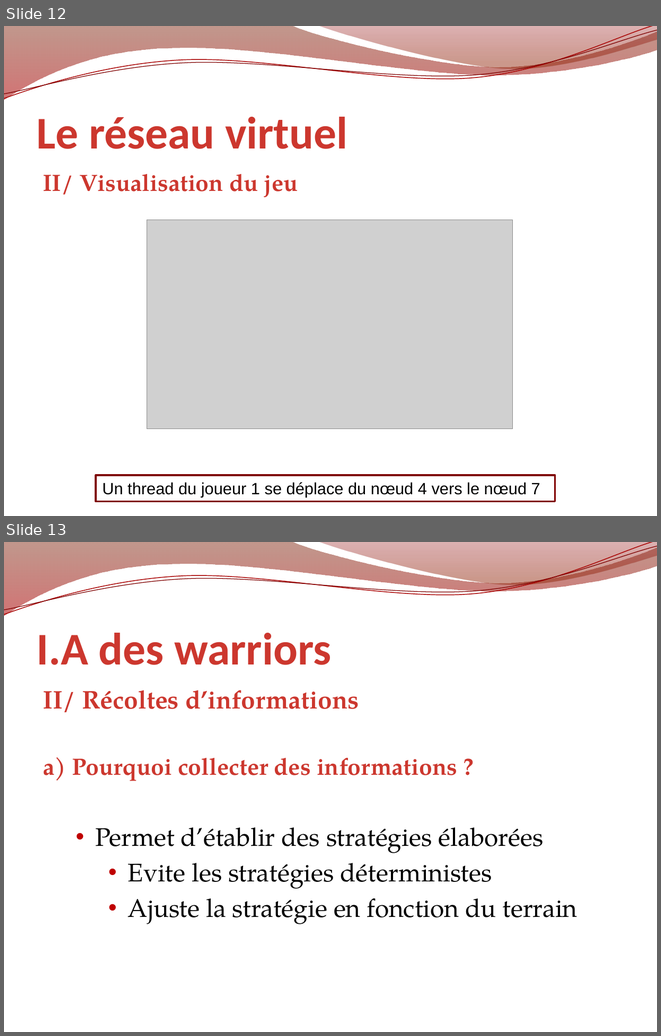
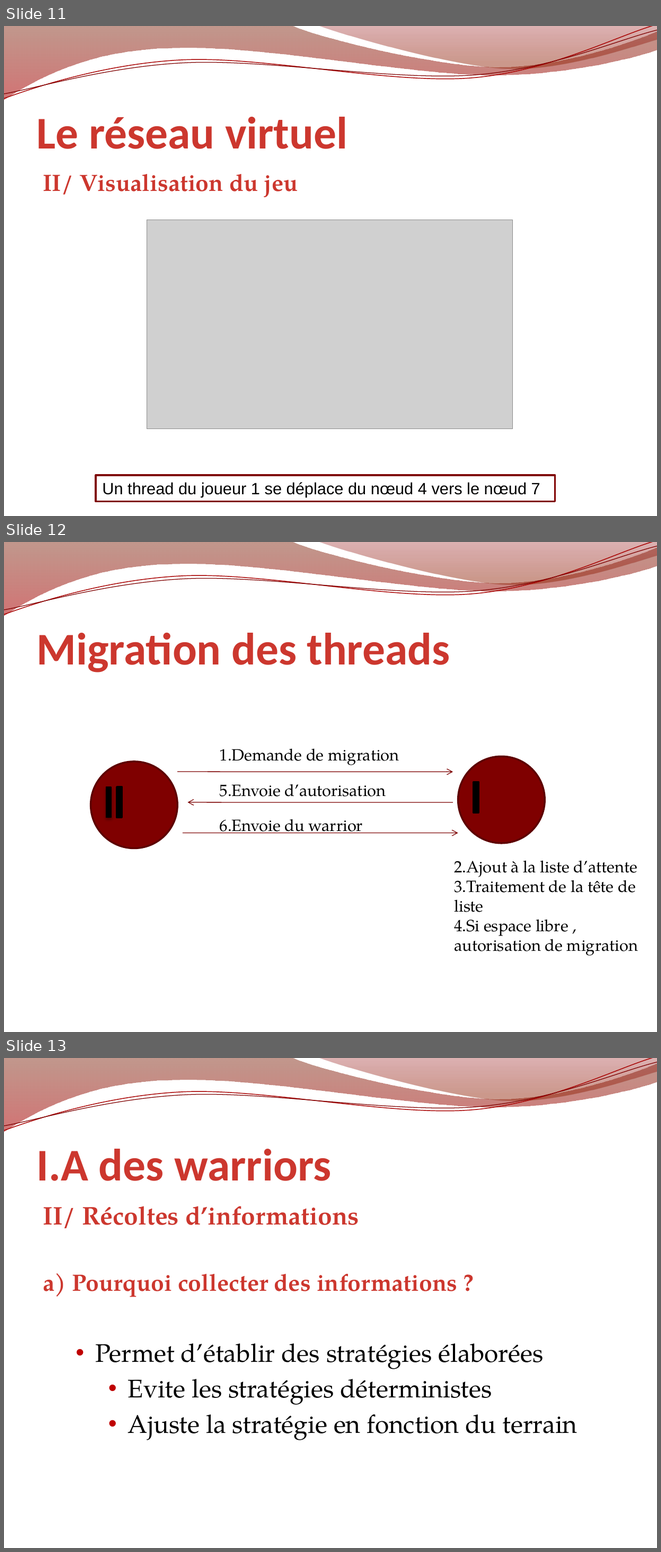
Before and after one commit to erz/voogle, a slide deck: doc/Voogle.pptx. Shown one above the other, each under a label of ours: slides 12 and 13 before the commit, slides 11, 12 and 13 after it. The pictures are 661x1036 and 661x1552 pixels, drawn with LibreOffice and Linux fonts; fonts in the diff are those of the drawing; grey boxes stand for pictures; background and template pictures are left out. Boxes give left, top, right and bottom in pixels: in the first picture for what was removed or moved away, otherwise in the second. Text is boxed around its words. In the diff, an @@ line names an element or a change of style, - is before the commit and + after.

```diff
--- a/doc/Voogle.pptx
+++ b/doc/Voogle.pptx
@@ slide 12 added at [4, 542, 657, 1032], background picture (left out); not listed: 4 template elements that a slide beside it also shows @@
@@ title added at [37, 633, 450, 672], 50 pt, text gradient #501100 to #CC372E to #F9EEEE, bold @@
+Migration des threads
@@ text added at [220, 748, 399, 765], 18 pt, text #000000 @@
+1.Demande de migration
@@ ellipse added at [91, 761, 178, 848], fill #7F0000, outline #5E0000 2 pt @@
@@ ellipse added at [458, 756, 545, 843], fill #7F0000, outline #5E0000 2 pt @@
@@ arrow added from (178, 772) to (453, 772), #7C0000 0.75 pt @@
@@ rectangle added at [106, 787, 111, 818], fill #000000, outline #000000 0.75 pt @@
@@ rectangle added at [117, 787, 122, 818], fill #000000, outline #000000 2 pt @@
@@ text added at [220, 784, 386, 802], 18 pt, text #000000 @@
+5.Envoie d’autorisation
@@ rectangle added at [474, 782, 479, 812], fill #000000, outline #000000 2 pt @@
@@ arrow added from (453, 803) to (187, 802), #7C0000 0.75 pt @@
@@ text added at [220, 819, 363, 833], 18 pt, text #000000 @@
+6.Envoie du warrior
@@ arrow added from (182, 832) to (458, 832), #7C0000 0.75 pt @@
@@ text added at [454, 860, 638, 955], 18 pt, text #000000 @@
+2.Ajout à la liste d’attente
+3.Traitement de la tête de liste
+4.Si espace libre , autorisation de migration
@@ what was slide 12 is now slide 11 @@
```
Also in this commit, not shown: 3 other slides added, 1 slide removed, 3 other files.
